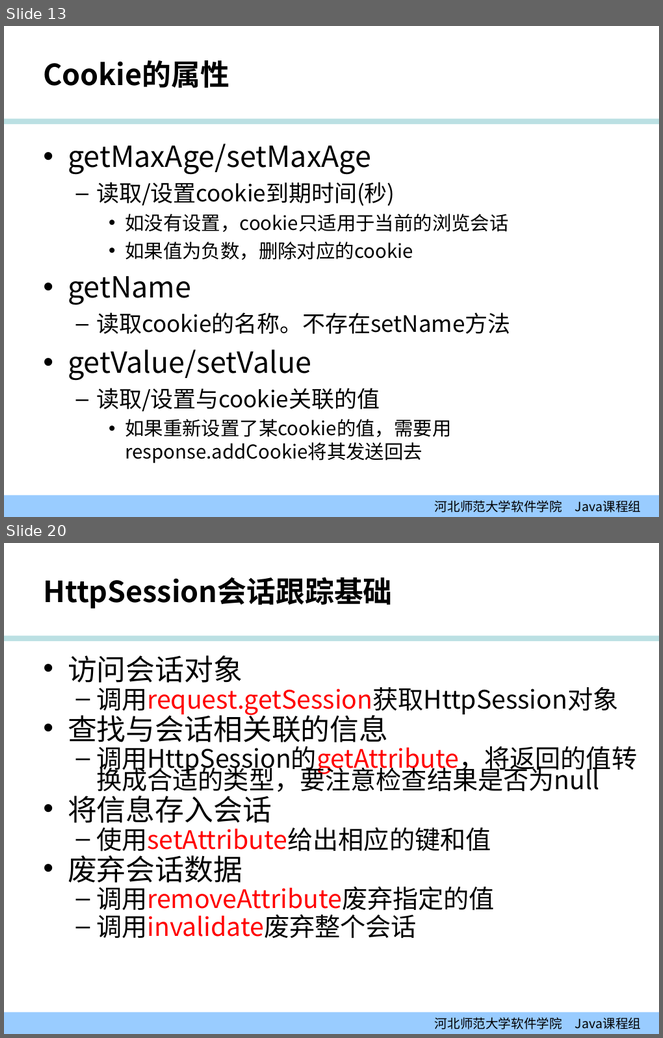
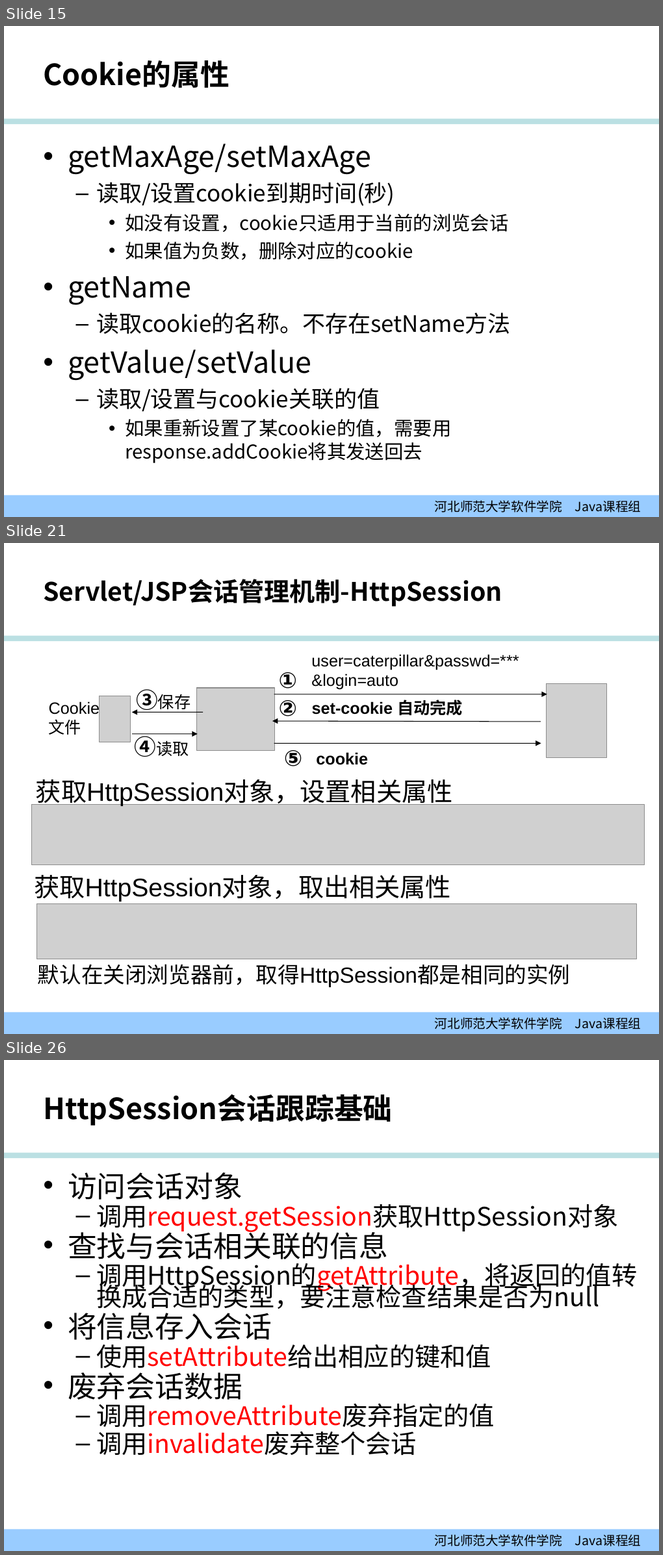
Before and after one commit to edu2act/course-JavaEE, a slide deck: 课程PPT/02-01_会话.ppt. Shown one above the other, each under a label of ours: slides 13 and 20 before the commit, slides 15, 21 and 26 after it; the slides between them are not shown. The pictures are 663x1038 and 663x1555 pixels, drawn with LibreOffice and Linux fonts; fonts in the diff are those of the drawing; grey boxes stand for pictures; background and template pictures are left out. Boxes give left, top, right and bottom in pixels: in the first picture for what was removed or moved away, otherwise in the second. Text is boxed around its words. In the diff, an @@ line names an element or a change of style, - is before the commit and + after.

```diff
--- a/课程PPT/02-01_会话.ppt
+++ b/课程PPT/02-01_会话.ppt
@@ slide 21 added at (4, 543, 659, 1034), background #FFFFFF; not listed: 2 template elements that a slide beside it also shows @@
@@ title added at (43, 579, 503, 607), 28 pt, text #000000, bold @@
+Servlet/JSP会话管理机制-HttpSession
@@ group added at (42, 654, 607, 767): 9 texts, 5 arrows, 3 pictures @@
+user=caterpillar&passwd=***
+&login=auto
+set-cookie 自动完成
+①
+②
+③保存
+④读取
+⑤
+Cookie文件
+cookie
@@ text added at (36, 780, 453, 808), 28 pt, text #000000 @@
+获取HttpSession对象，设置相关属性
@@ picture added at (32, 805, 645, 865) @@
@@ text added at (34, 875, 451, 902), 28 pt, text #000000 @@
+获取HttpSession对象，取出相关属性
@@ picture added at (36, 904, 636, 959) @@
@@ text added at (38, 964, 571, 988), 24 pt, text #000000 @@
+默认在关闭浏览器前，取得HttpSession都是相同的实例
@@ what was slide 13 is now slide 15 @@
@@ what was slide 20 is now slide 26 @@
```
Also in this commit, not shown: 14 slides changed, 4 other slides added, 6 other files.
